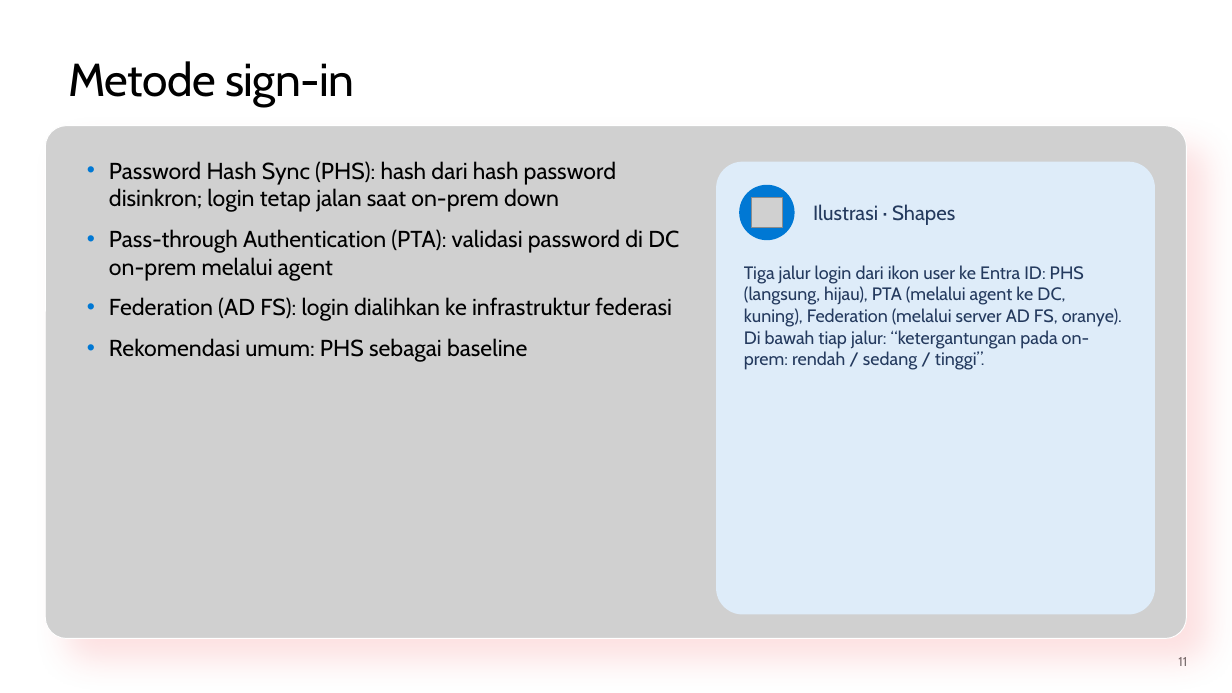
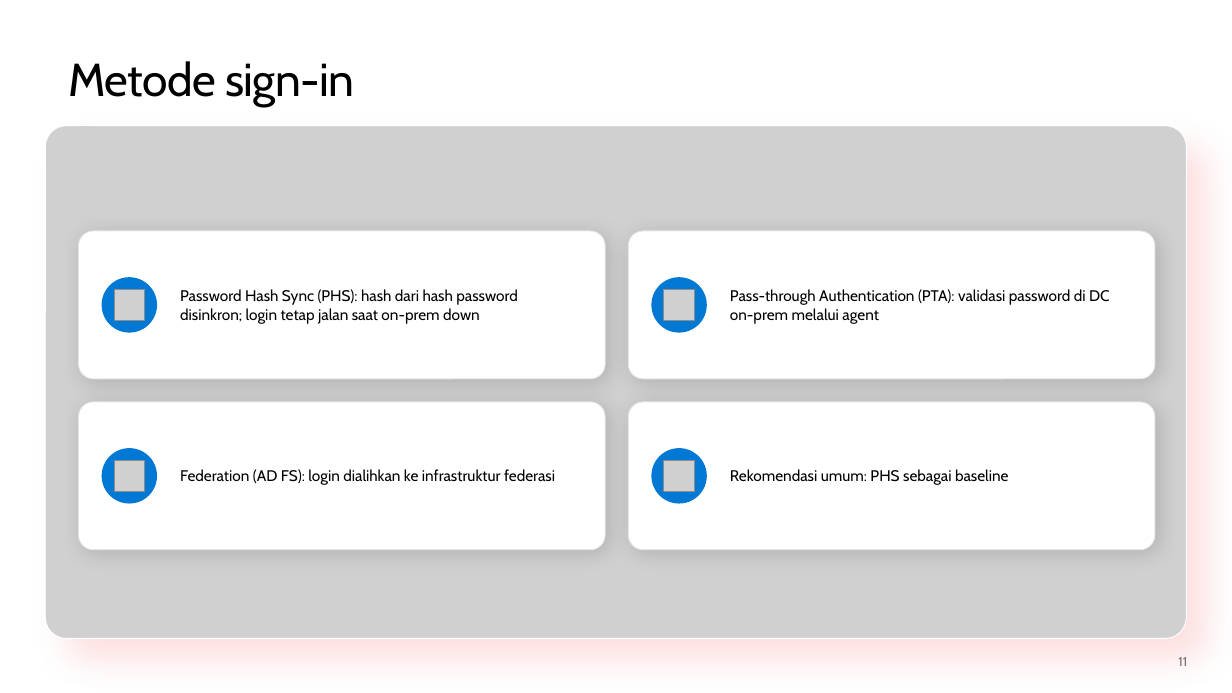
Before and after one commit to medisa-aris/azure-landing-zone-training, a slide deck: slide 11 of slides/pptx/slide_day03_identity-and-network.pptx. Drawn at 1232x693 pixels with LibreOffice and Linux fonts; fonts in the diff are those of the drawing; grey boxes stand for pictures; background and template pictures are left out. Boxes give left, top, right and bottom in pixels: in the first picture for what was removed or moved away, otherwise in the second. Text is boxed around its words. In the diff, an @@ line names an element or a change of style, - is before the commit and + after.

```diff
--- a/slides/pptx/slide_day03_identity-and-network.pptx
+++ b/slides/pptx/slide_day03_identity-and-network.pptx
@@ rounded rectangle removed at [716,162,1155,615] @@
@@ picture removed at [751,197,782,227] @@
@@ text removed at [813,204,955,225] @@
-Ilustrasi · Shapes
@@ rounded rectangle added at [79,231,605,379], fill #FFFFFF, outline #E6E6E6 0.75 pt @@
@@ text at [109,229,679,362]: paragraphs removed @@
-• Pass-through Authentication (PTA): validasi password di DC on-prem melalui agent
-• Federation (AD FS): login dialihkan ke infrastruktur federasi
-• Rekomendasi umum: PHS sebagai baseline
@@ rounded rectangle added at [628,231,1155,379], fill #FFFFFF, outline #E6E6E6 0.75 pt @@
@@ text "Password Hash Sync (PHS): hash ...": place and size @@
-text "Password Hash Sync (PHS): hash ..." at [109,161,679,362]
+text "Password Hash Sync (PHS): hash ..." at [180,289,518,324]
@@ text "Password Hash Sync (PHS): hash ..." at [180,289,518,324]: size 18 to 12 pt; bullet • to none; less space between paragraphs; vertical alignment top to middle @@
@@ text removed at [744,265,1122,370] @@
-Tiga jalur login dari ikon user ke Entra ID: PHS (langsung, hijau), PTA (melalui agent ke DC, kuning), Federation (melalui server AD FS, oranye). Di bawah tiap jalur: “ketergantungan pada on-prem: rendah / sedang / tinggi”.
@@ ellipse added at [102,277,157,333], fill #0078D4 @@
@@ picture added at [115,289,145,320] @@
@@ ellipse: place and size @@
-ellipse at [739,185,795,240]
+ellipse at [652,277,707,333]
@@ picture added at [664,289,694,320] @@
@@ text added at [730,289,1110,324], 12 pt, text #000000 @@
+Pass-through Authentication (PTA): validasi password di DC on-prem melalui agent
@@ rounded rectangle added at [79,402,605,550], fill #FFFFFF, outline #E6E6E6 0.75 pt @@
@@ rounded rectangle added at [628,402,1155,550], fill #FFFFFF, outline #E6E6E6 0.75 pt @@
@@ ellipse added at [102,448,157,504], fill #0078D4 @@
@@ ellipse added at [652,448,707,504], fill #0078D4 @@
@@ picture added at [115,460,145,491] @@
@@ text added at [180,469,555,485], 12 pt, text #000000 @@
+Federation (AD FS): login dialihkan ke infrastruktur federasi
@@ picture added at [664,460,694,491] @@
@@ text added at [730,469,1009,485], 12 pt, text #000000 @@
+Rekomendasi umum: PHS sebagai baseline
```
Also in this commit, not shown: 51 other slides changed, 7 other files.
